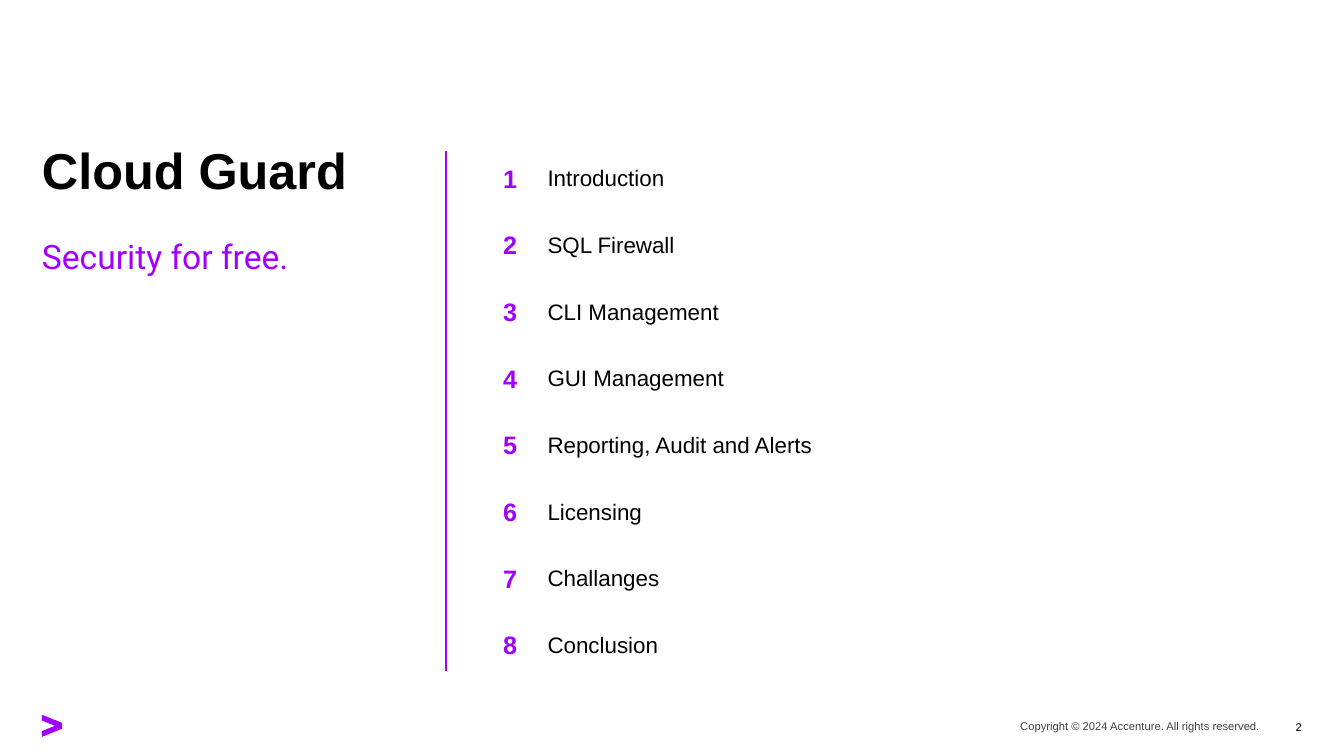
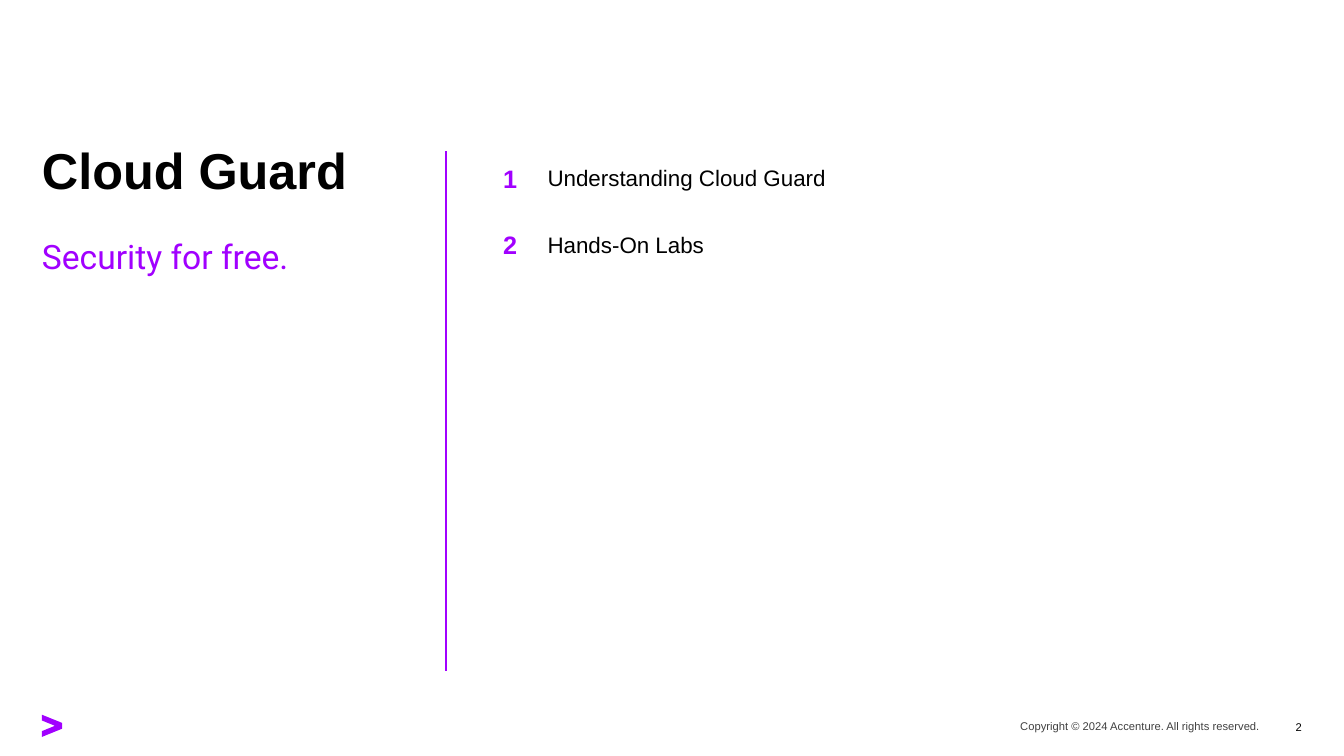
Before and after one commit to oehrlis/oci-sec-ws, a slide deck: slide 2 of ppt/02_Cloud_Guard.pptx. Drawn at 1344x756 pixels with LibreOffice and Linux fonts; fonts in the diff are those of the drawing. Boxes give left, top, right and bottom in pixels: in the first picture for what was removed or moved away, otherwise in the second. Text is boxed around its words. In the diff, an @@ line names an element or a change of style, - is before the commit and + after.

```diff
--- a/ppt/02_Cloud_Guard.pptx
+++ b/ppt/02_Cloud_Guard.pptx
@@ text at [548,169,825,191]: text changed @@
-Introduction
+Understanding Cloud Guard
@@ text at [548,236,703,254]: text changed @@
-SQL Firewall
+Hands-On Labs
@@ text removed at [503,303,517,322] @@
-3
@@ text removed at [548,304,718,325] @@
-CLI Management
@@ text removed at [503,370,517,388] @@
-4
@@ text removed at [548,370,723,391] @@
-GUI Management
@@ text removed at [503,436,517,455] @@
-5
@@ text removed at [548,436,812,458] @@
-Reporting, Audit and Alerts
@@ text removed at [503,503,517,522] @@
-6
@@ text removed at [548,503,642,525] @@
-Licensing
@@ text removed at [548,569,660,591] @@
-Challanges
@@ text removed at [503,570,517,588] @@
-7
@@ text removed at [503,636,517,655] @@
-8
@@ text removed at [548,636,658,654] @@
-Conclusion
```
Also in this commit, not shown: 2 other slides changed, 5 slides removed, 2 other files.
